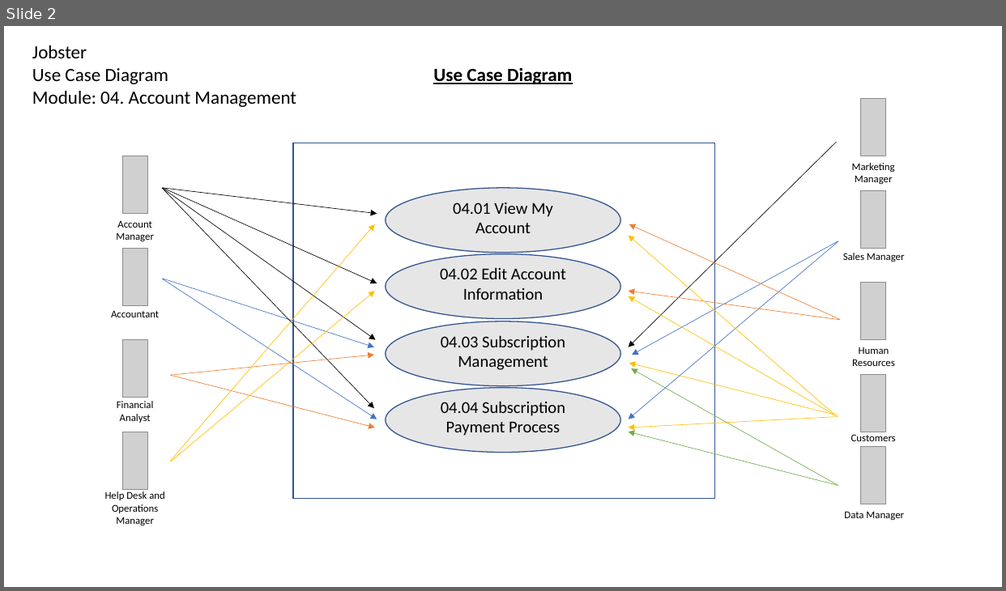
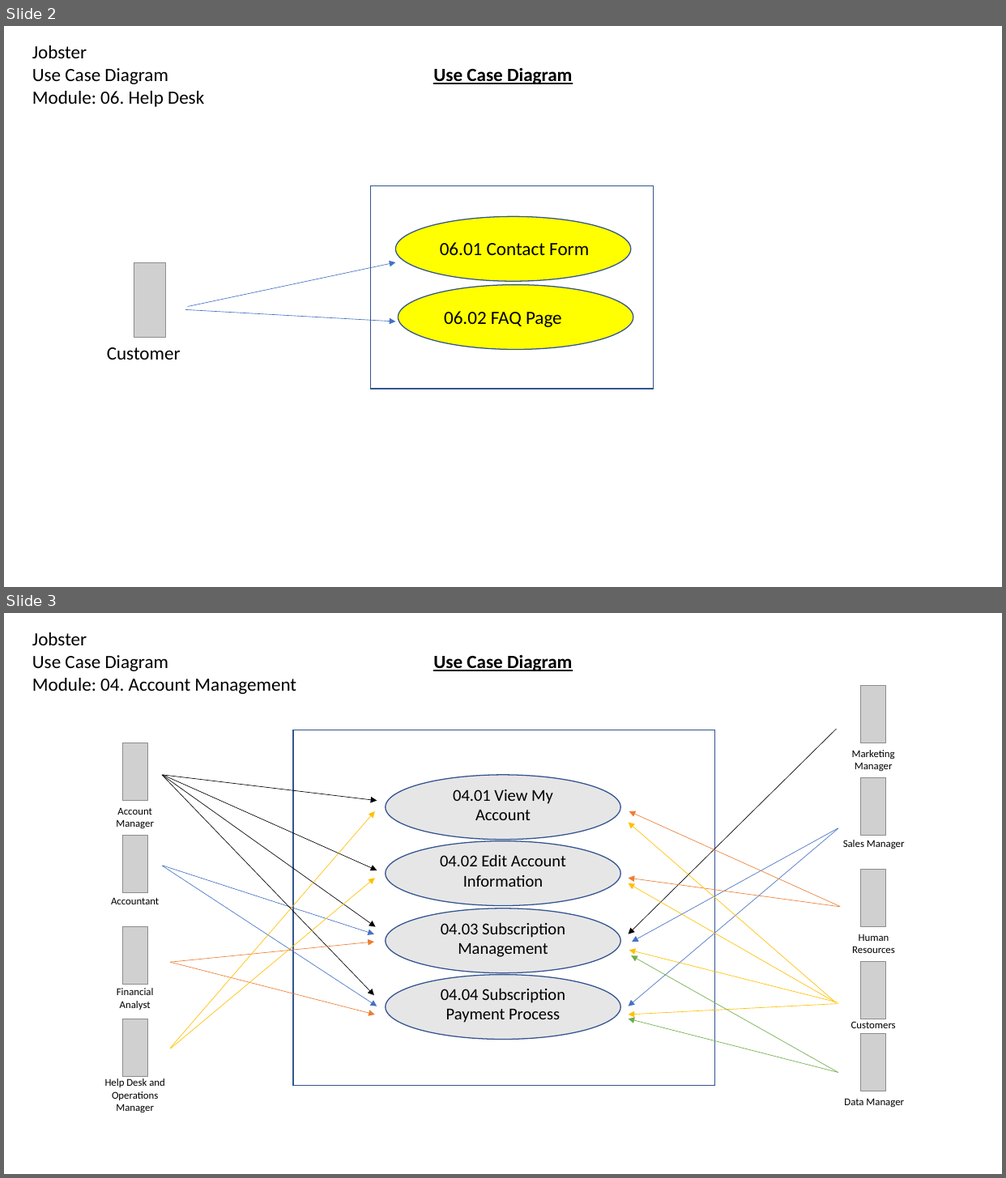
Before and after one commit to nikhilracha/jobster, a slide deck: Final Presentation/8. UML Use-Case Diagram.pptx. Shown one above the other, each under a label of ours: slide 2 before the commit, slides 2 and 3 after it. The pictures are 1006x591 and 1006x1178 pixels, drawn with LibreOffice and Linux fonts; fonts in the diff are those of the drawing; grey boxes stand for pictures. Boxes give left, top, right and bottom in pixels: in the first picture for what was removed or moved away, otherwise in the second. Text is boxed around its words. In the diff, an @@ line names an element or a change of style, - is before the commit and + after.

```diff
--- a/Final Presentation/8. UML Use-Case Diagram.pptx
+++ b/Final Presentation/8. UML Use-Case Diagram.pptx
@@ slide 2 added at [4,26,1002,587], background #FFFFFF @@
@@ text added at [32,45,204,107], 18 pt, text #000000 @@
+Jobster
+Use Case Diagram
+Module: 06. Help Desk
@@ text added at [433,68,572,84], 18 pt, text #000000, bold, underline @@
+Use Case Diagram
@@ rectangle added at [371,186,653,389], outline #325491 1 pt @@
@@ ellipse added at [395,217,631,281], fill #FFFF00, outline #325491 1 pt @@
@@ text added at [440,242,589,255], 18 pt, text #000000 @@
+06.01 Contact Form
@@ picture added at [134,263,166,337] @@
@@ arrow added from (187, 307) to (395, 263), #4472C4 0.5 pt @@
@@ ellipse added at [398,285,633,349], fill #FFFF00, outline #325491 1 pt @@
@@ arrow added from (185, 310) to (395, 322), #4472C4 0.5 pt @@
@@ text added at [444,311,562,327], 18 pt, text #000000 @@
+06.02 FAQ Page
@@ text added at [107,348,181,360], 18 pt, text #000000 @@
+Customer
@@ what was slide 2 is now slide 3 @@
```
Also in this commit, not shown: 1 slide changed, 2 other files.
